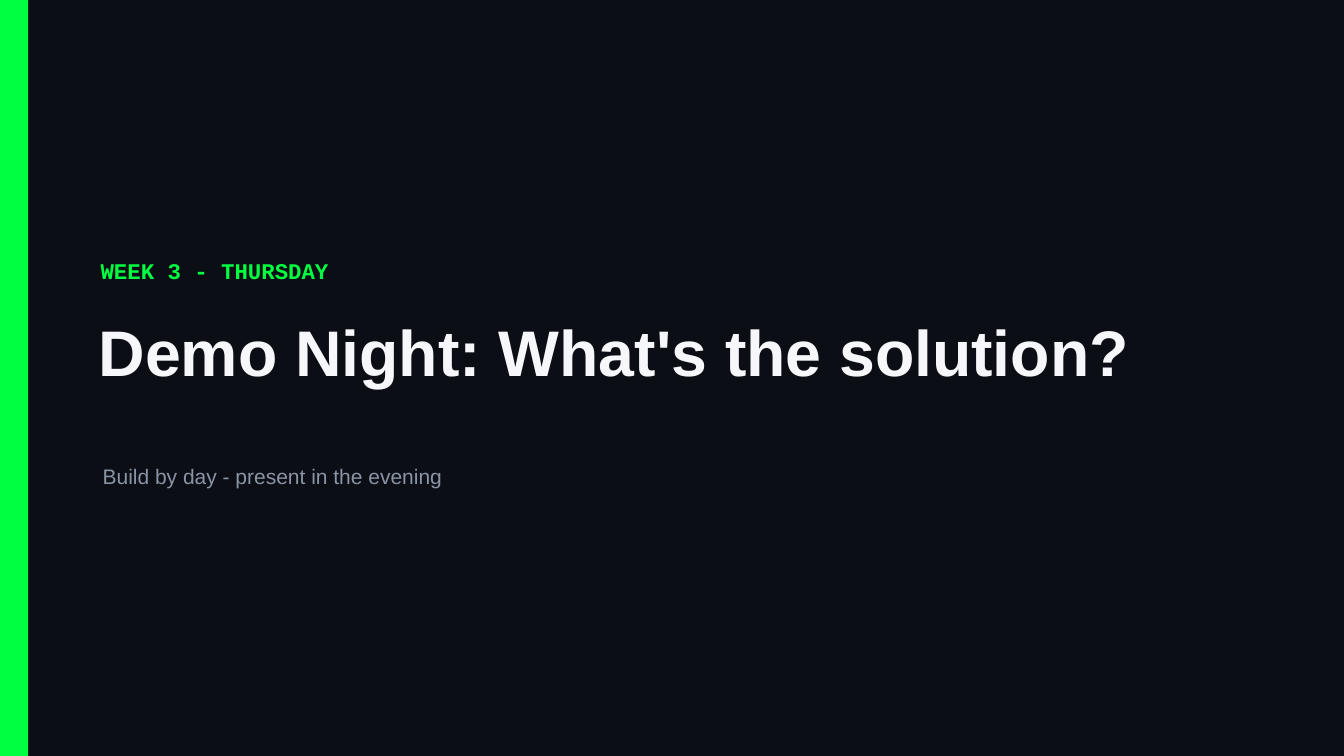
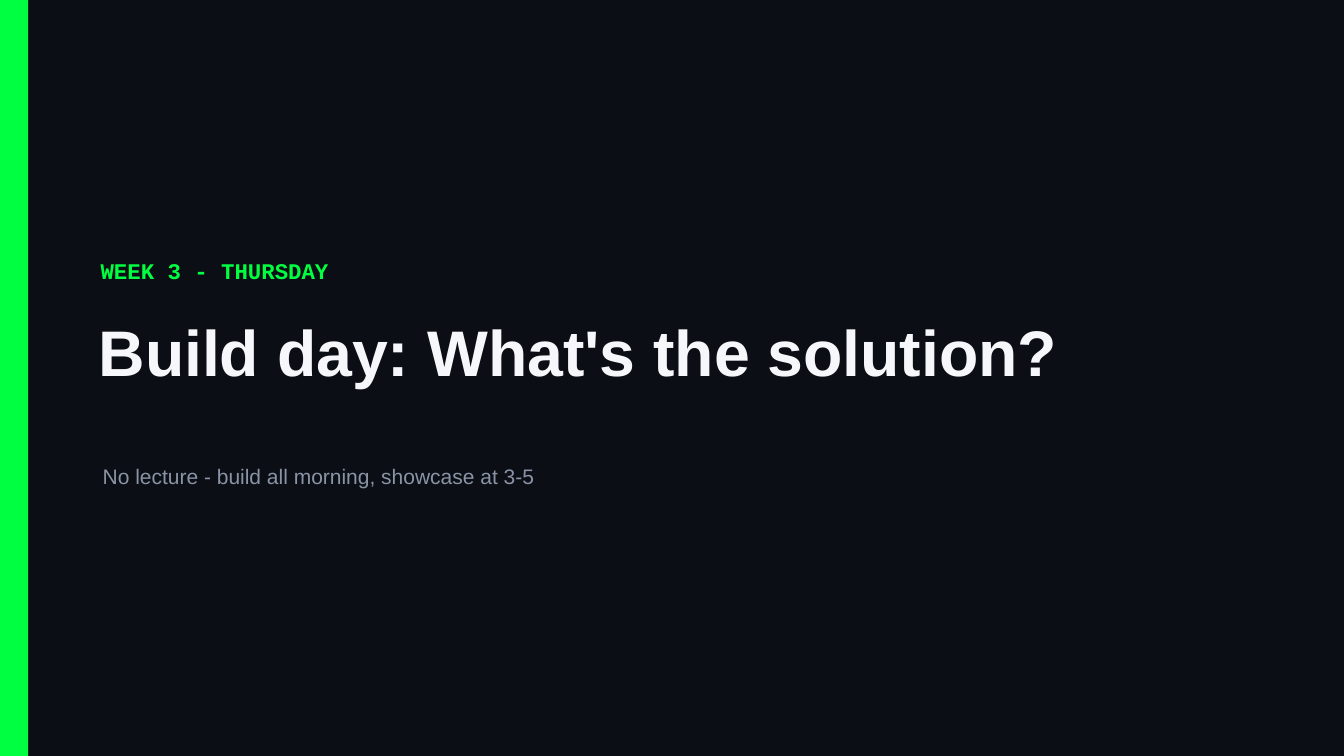
Before and after one commit to Cornell-Tech-Vibe-Coding-Summer-2026/website, a slide deck: slide 1 of slides/Week3-Thu-Final-Presentations.pptx. Drawn at 1344x756 pixels with LibreOffice and Linux fonts; fonts in the diff are those of the drawing. Boxes give left, top, right and bottom in pixels: in the first picture for what was removed or moved away, otherwise in the second. Text is boxed around its words. In the diff, an @@ line names an element or a change of style, - is before the commit and + after.

```diff
--- a/slides/Week3-Thu-Final-Presentations.pptx
+++ b/slides/Week3-Thu-Final-Presentations.pptx
@@ text at [99,329,1057,388]: text changed @@
-Demo Night: What's the solution?
+Build day: What's the solution?
@@ text at [103,469,534,489]: text changed @@
-Build by day - present in the evening
+No lecture - build all morning, showcase at 3-5
```
Also in this commit, not shown: 6 other slides changed, 2 other files.
